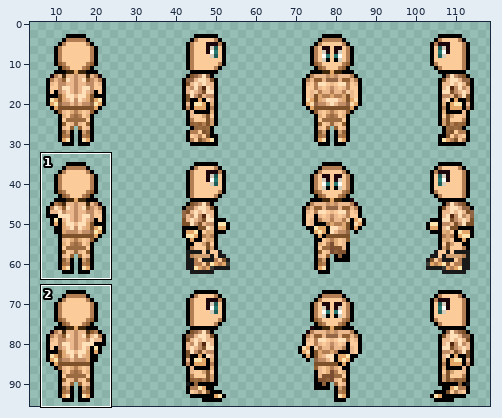
Sprite sheet -- src/res/characterCreator/body01.png. Above, an overview of the earlier version with the close-up marked.
Close-up. The starting point:
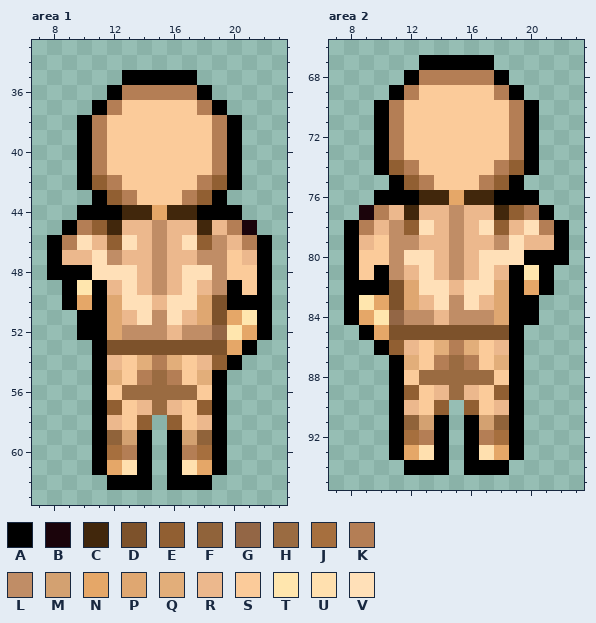
The file is 128x96 pixels. Colours within 5 levels of each other are drawn and written as one. Shown: area 1: x 7..23, y 33..63; area 2: x 7..23, y 66..95. The wide view leaves out empty margins. The commit also changed other parts of the picture, which this record leaves out.
Palette (. is transparent): A #000000  B #1b040b  C #41270c  D #7d522b  E #915f32  F #90633a  G #936645  H #9a6b41  J #a66f3e  K #b47e55  L #c08d66  M #d3a171  N #e5a768  P #dfa771  Q #e2ae7a  R #ecb88d  S #fbcb9a  T #ffe6ae  U #ffe0af  V #ffe0b8
Pixels before, area 1, first column x 8:
35 .....AAAAA.....
36 ....AKKKKKA....
37 ...AKSSSSSKA...
38 ..AKSSSSSSSKA..
39 ..AKSSSSSSSKA..
40 ..AKSSSSSSSKA..
41 ..AKSSSSSSSKA..
42 ..AEKSSSSSKEA..
43 ...AEKSSSKEA...
44 ..AAACCNCCAAA..
45 .AKECRRLRRCRKB.
46 AKVREVRLRVELRKA
47 ARRVLRRLRRLLSRA
48 AAAVVVRLRVVLSSA
49 .ATARVRLRVRLASA
50 .ANAPVVRVVPDAAA
51 ..AAPRVLVRPDNTA
52 ..AAPLLLRLLGTNA
53 ...ADDDDDDDDNA.
54 ...ARSQKQSREA..
55 ...AQSKHKSQA...
56 ...ASHHHHHSA...
57 ...AESRHRSEA...
58 ...ARSE.ESRA...
59 ...AFMA.AMFA...
60 ...AJKA.AKJA...
61 ...ANUA.AUNA...
62 ....AAA.AAA....
Pixels before, area 2, first column x 8:
67 .....AAAAA.....
68 ....AKKKKKA....
69 ...AKSSSSSKA...
70 ..AKSSSSSSSKA..
71 ..AKSSSSSSSKA..
72 ..AKSSSSSSSKA..
73 ..AKSSSSSSSKA..
74 ..AEKSSSSSKEA..
75 ...AEKSSSKEA...
76 ..AAACCNCCAAA..
77 .BKRCRRLRRCEKA.
78 AKRLEVRLRVERVKA
79 ARSLLRRLRRLVRRA
80 ASSLVVRLRVVVAAA
81 ASALRVRLRVRATA.
82 AAADPVVRVVPANA.
83 ATNDPRVLVRPAA..
84 ANTGLLRLLLPAA..
85 .ANDDDDDDDDA...
86 ..AERSQKQSRA...
87 ...AQSKHKSQA...
88 ...ASHHHHHSA...
89 ...AESRHRSEA...
90 ...ARSE.ESRA...
91 ...AFMA.AMFA...
92 ...AJKA.AKJA...
93 ...ANUA.AUNA...
94 ....AAA.AAA....
New version:
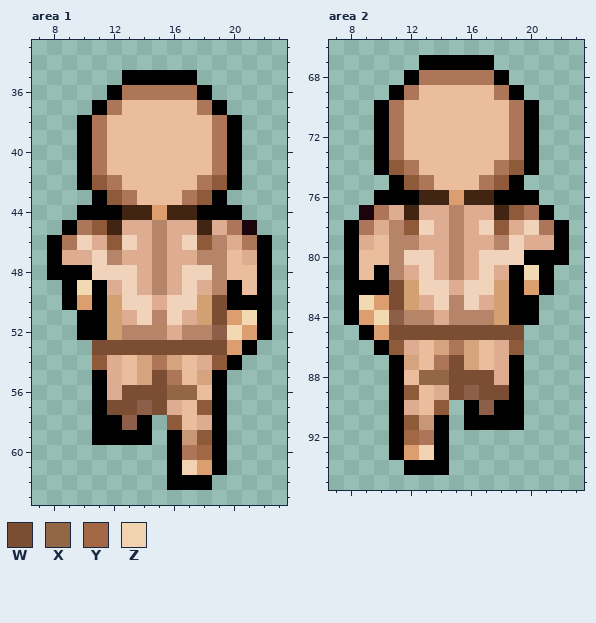
Colours new in this view: W #7b4d32  X #936645  Y #a26846  Z #f1d3b2
Change:
colour C: #41270c -> #412512
colour E: #915f32 -> #8e5a3a
colour G: #936645 -> #8d5f48
colour K: #b47e55 -> #ad7659
colour L: #c08d66 -> #b68469
colour M: #d3a171 -> #c89775
colour N: #e5a768 -> #dc9d6f
colour P: #dfa771 -> #d3a171
colour Q: #e2ae7a -> #d5a37e
colour R: #ecb88d -> #deac90
colour S: #fbcb9a -> #eabe9d
colour T: #ffe6ae -> #f2d9b1
colour V: #ffe0b8 -> #f1d2bb
Area 1:
y 50..51: x 19 D -> W
y 53: x 11..19 ADDDDDDDD -> WWWWWWWWW
y 54: x 11 A -> E
y 55: x 12 Q -> R; x 14..15 KH -> QW
y 56: x 12..17 SHHHHH -> RWWWXX
y 57: x 12..15 ESRH -> WWGW
y 58: x 12..14 RSE -> AGA
y 59: x 12..13 FM -> AA; x 18 F -> E
y 60: x 11..14 AJKA -> ....; x 18 J -> Y
y 61: x 11..14 ANUA -> ....; x 17 U -> Z
y 62: x 12..14 AAA -> ...
Area 2:
y 82..83: x 11 D -> W
y 85: x 11..19 DDDDDDDDA -> WWWWWWWWW
y 86: x 19 A -> E
y 87: x 15..16 HK -> WQ; x 18 Q -> R
y 88: x 13..18 HHHHHS -> XXWWWR
y 89: x 15..18 HRSE -> WGWW
y 90: x 16..18 ESR -> AGA
y 91: x 12 F -> E; x 17..18 MF -> AA
y 92: x 12 J -> Y; x 16..19 AKJA -> ....
y 93: x 13 U -> Z; x 16..19 AUNA -> ....
y 94: x 16..18 AAA -> ...
